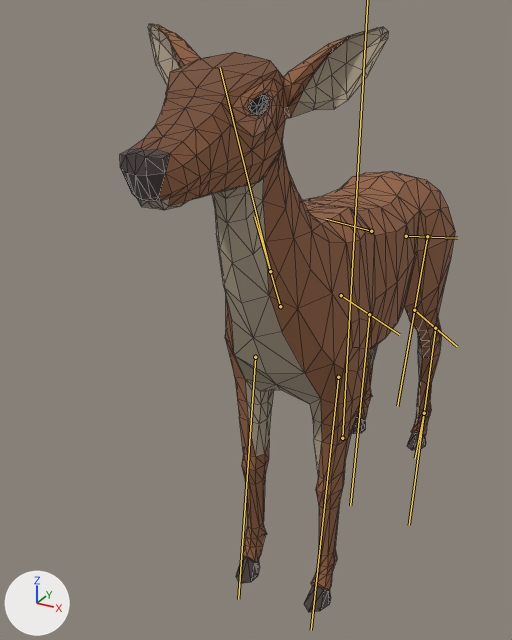
Renders of the glTF model rysy/models/animals/hind.glb from each side of a commit.
Rendered twice from a 50 mm lens placed at (0.83, -2.21, 1.84), pointed at (-0.19, -0.34, 0.91). Every picture has the same lights, and +X, +Y and +Z are marked at lower left. The first picture is the older version. The bones that change are drawn over the model as lines. Mesh edges are drawn as thin lines.

In view in the first picture: 'Deer'.
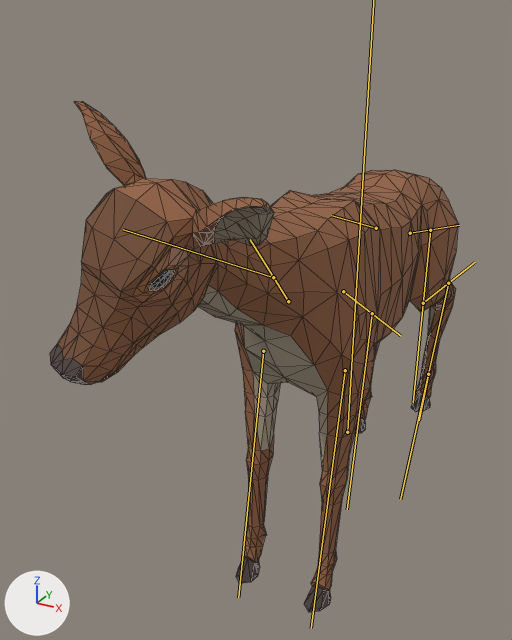
The newer file adds an action. The first version stands in its rest pose; the second is drawn at frame 3 of the action 'Attack_Headbutt'.

The change, as JSON lines over the scene's bpy script:
```json
{"block": "bone_body", "where": "bone_body = bpy.data.objects['AnimalArmature'].pose.bones['Body']"}
{"op": "set", "path": "bone_body.location", "old": "(0.0, 0.0, 0.0)", "new": "(0.0, 0.0, -0.12)"}
{"block": "bone_neck1", "where": "bone_neck1 = bpy.data.objects['AnimalArmature'].pose.bones['Neck1']  # child of 'Torso3'"}
{"op": "set", "path": "bone_neck1.rotation_quaternion", "old": "(1.0, 0.0, 0.0, 0.0)", "new": "(0.991, -0.137, 0.0, 0.0)", "note": "degrees (0, 0, 0) -> degrees (-16, 0, 0)"}
{"block": "bone_neck2", "where": "bone_neck2 = bpy.data.objects['AnimalArmature'].pose.bones['Neck2']  # child of 'Neck1'"}
{"op": "set", "path": "bone_neck2.rotation_quaternion", "old": "(1.0, 0.0, 0.0, 0.0)", "new": "(0.962, -0.214, -0.168, -0.035)", "note": "degrees (0, 0, 0) -> degrees (-25, -20, 0)"}
{"block": "bone_frontupperleg_l", "where": "bone_frontupperleg_l = bpy.data.objects['AnimalArmature'].pose.bones['FrontUpperLeg.L']  # child of 'FrontShoulder.L'"}
{"op": "set", "path": "bone_frontupperleg_l.rotation_quaternion", "old": "(1.0, 0.0, 0.0, 0.0)", "new": "(1.0, -0.029, 0.0, 0.0)", "note": "degrees (0, 0, 0) -> degrees (-3, 0, 0)"}
{"block": "bone_frontupperleg_r", "where": "bone_frontupperleg_r = bpy.data.objects['AnimalArmature'].pose.bones['FrontUpperLeg.R']  # child of 'FrontShoulder.R'"}
{"op": "set", "path": "bone_frontupperleg_r.rotation_quaternion", "old": "(1.0, 0.0, 0.0, 0.0)", "new": "(1.0, -0.029, 0.0, 0.0)", "note": "degrees (0, 0, 0) -> degrees (-3, 0, 0)"}
{"block": "bone_backshoulder_l", "where": "bone_backshoulder_l = bpy.data.objects['AnimalArmature'].pose.bones['BackShoulder.L']  # child of 'Back'"}
{"op": "set", "path": "bone_backshoulder_l.rotation_quaternion", "old": "(1.0, 0.0, 0.0, 0.0)", "new": "(0.995, 0.021, -0.02, 0.1)", "note": "degrees (0, 0, 0) -> degrees (2, -3, 11)"}
{"block": "bone_backleg_l", "where": "bone_backleg_l = bpy.data.objects['AnimalArmature'].pose.bones['BackLeg.L']  # child of 'BackShoulder.L'"}
{"op": "set", "path": "bone_backleg_l.rotation_quaternion", "old": "(1.0, 0.0, 0.0, 0.0)", "new": "(0.999, -0.026, -0.027, 0.038)", "note": "degrees (0, 0, 0) -> degrees (-3, -3, 4)"}
{"block": "bone_backupperleg_l", "where": "bone_backupperleg_l = bpy.data.objects['AnimalArmature'].pose.bones['BackUpperLeg.L']  # child of 'BackLeg.L'"}
{"op": "set", "path": "bone_backupperleg_l.rotation_quaternion", "old": "(1.0, 0.0, 0.0, 0.0)", "new": "(0.969, 0.244, 0.033, 0.035)", "note": "degrees (0, 0, 0) -> degrees (28, 3, 5)"}
{"block": "bone_backlowerleg_l", "where": "bone_backlowerleg_l = bpy.data.objects['AnimalArmature'].pose.bones['BackLowerLeg.L']  # child of 'BackUpperLeg.L'"}
{"op": "set", "path": "bone_backlowerleg_l.rotation_quaternion", "old": "(1.0, 0.0, 0.0, 0.0)", "new": "(0.954, 0.298, 0.001, -0.035)", "note": "degrees (0, 0, 0) -> degrees (35, 1, -4)"}
{"block": "bone_backshoulder_r", "where": "bone_backshoulder_r = bpy.data.objects['AnimalArmature'].pose.bones['BackShoulder.R']  # child of 'Back'"}
{"op": "set", "path": "bone_backshoulder_r.rotation_quaternion", "old": "(1.0, 0.0, 0.0, 0.0)", "new": "(1.0, -0.005, 0.029, -0.009)", "note": "degrees (0, 0, 0) -> degrees (-1, 3, -1)"}
{"block": "bone_backupperleg_r", "where": "bone_backupperleg_r = bpy.data.objects['AnimalArmature'].pose.bones['BackUpperLeg.R']  # child of 'BackLeg.R'"}
{"op": "set", "path": "bone_backupperleg_r.rotation_quaternion", "old": "(1.0, 0.0, 0.0, 0.0)", "new": "(1.0, 0.02, -0.002, -0.003)", "note": "degrees (0, 0, 0) -> degrees (2, 0, 0)"}
{"block": "bone_backlowerleg_r", "where": "bone_backlowerleg_r = bpy.data.objects['AnimalArmature'].pose.bones['BackLowerLeg.R']  # child of 'BackUpperLeg.R'"}
{"op": "set", "path": "bone_backlowerleg_r.rotation_quaternion", "old": "(1.0, 0.0, 0.0, 0.0)", "new": "(1.0, 0.023, 0.0, 0.002)", "note": "degrees (0, 0, 0) -> degrees (3, 0, 0)"}
{"block": "bone_ikbackleg_l", "where": "bone_ikbackleg_l = bpy.data.objects['AnimalArmature'].pose.bones['IKBackLeg.L']"}
{"op": "set", "path": "bone_ikbackleg_l.location", "old": "(0.0, 0.0, 0.0)", "new": "(0.0, -0.45, -0.18)"}
```

Boxes [x1, y1, x2, y2] around the edits, measured in the pictures (512 x 640 px):
```json
{"object": "Deer", "change": "posed", "before": [120, 24, 455, 612], "after": [50, 101, 458, 612], "on screen": "22% wider, 13% shorter"}
{"bone": "Neck1", "before": "(280, 306) to (254, 216)", "after": "(288, 301) to (250, 239)"}
{"bone": "Neck2", "before": "(270, 271) to (220, 67)", "after": "(273, 277) to (123, 229)"}
{"bone": "FrontUpperLeg.L", "before": "(338, 377) to (311, 630)", "after": "(345, 370) to (311, 628)"}
{"bone": "FrontUpperLeg.R", "before": "(255, 357) to (238, 599)", "after": "(263, 351) to (238, 597)"}
{"bone": "BackShoulder.L", "before": "(406, 236) to (457, 238)", "after": "(410, 233) to (459, 225)"}
{"bone": "BackLeg.L", "before": "(427, 236) to (397, 406)", "after": "(430, 230) to (413, 402)"}
{"bone": "BackUpperLeg.L", "before": "(414, 310) to (457, 346)", "after": "(423, 303) to (475, 262)"}
{"bone": "BackLowerLeg.L", "before": "(435, 328) to (409, 525)", "after": "(448, 283) to (400, 499)"}
{"bone": "BackShoulder.R", "before": "(371, 231) to (326, 219)", "after": "(376, 228) to (331, 215)"}
{"bone": "BackUpperLeg.R", "before": "(341, 295) to (399, 334)", "after": "(343, 291) to (401, 336)"}
{"bone": "BackLowerLeg.R", "before": "(369, 314) to (350, 505)", "after": "(372, 313) to (347, 509)"}
{"bone": "IKBackLeg.L", "before": "(424, 413) to (415, 458)", "after": "(428, 374) to (419, 420)"}
```
